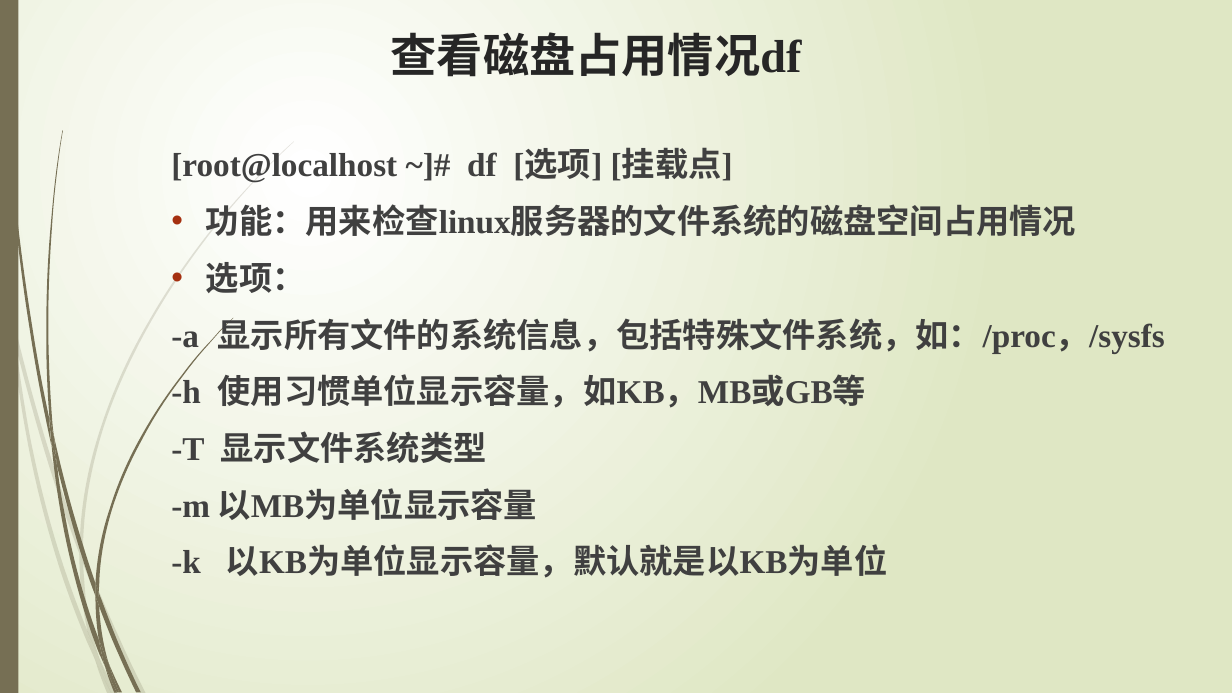
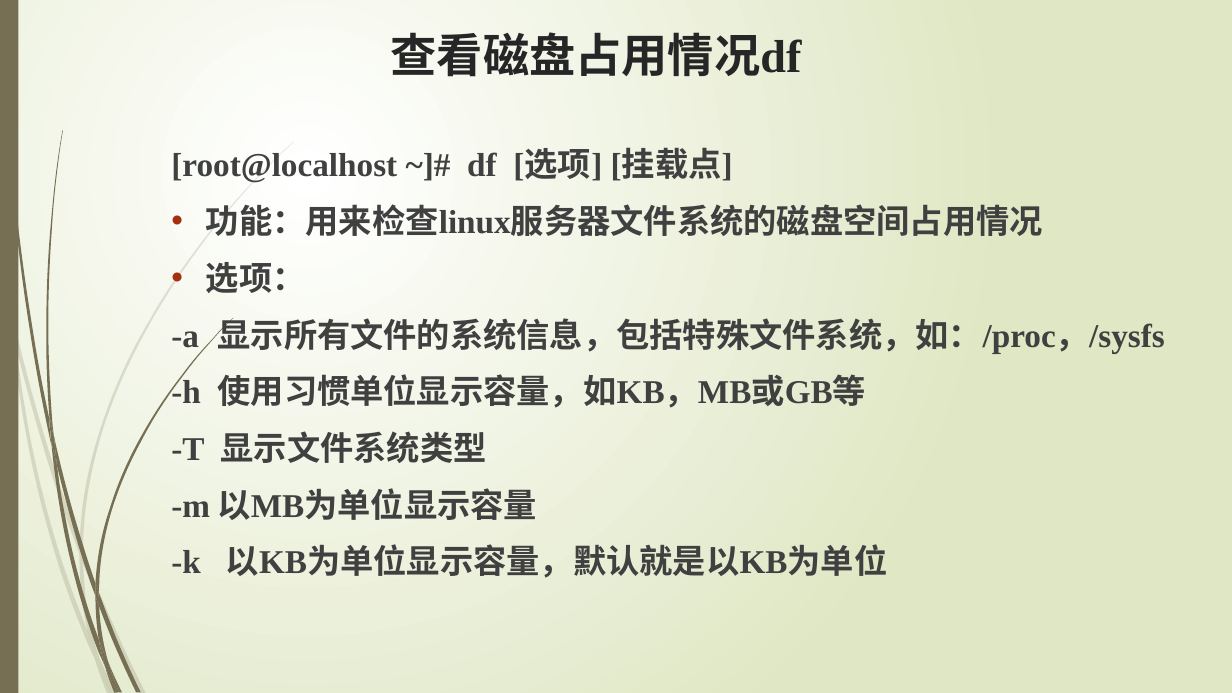
Before and after one commit to edu2act/course-testing-technique, a slide deck: slide 3 of PPT/6 磁盘管理.pptx. Drawn at 1232x693 pixels with LibreOffice and Linux fonts; fonts in the diff are those of the drawing. Boxes give left, top, right and bottom in pixels: in the first picture for what was removed or moved away, otherwise in the second. Text is boxed around its words. In the diff, an @@ line names an element or a change of style, - is before the commit and + after.

Commit message:
更新了硬盘管理

```diff
--- a/PPT/6 磁盘管理.pptx
+++ b/PPT/6 磁盘管理.pptx
@@ text at (x1=206, y1=199, x2=1043, y2=242): text changed @@
-• 功能：用来检查linux服务器的文件系统的磁盘空间占用情况
+• 功能：用来检查linux服务器文件系统的磁盘空间占用情况
```
